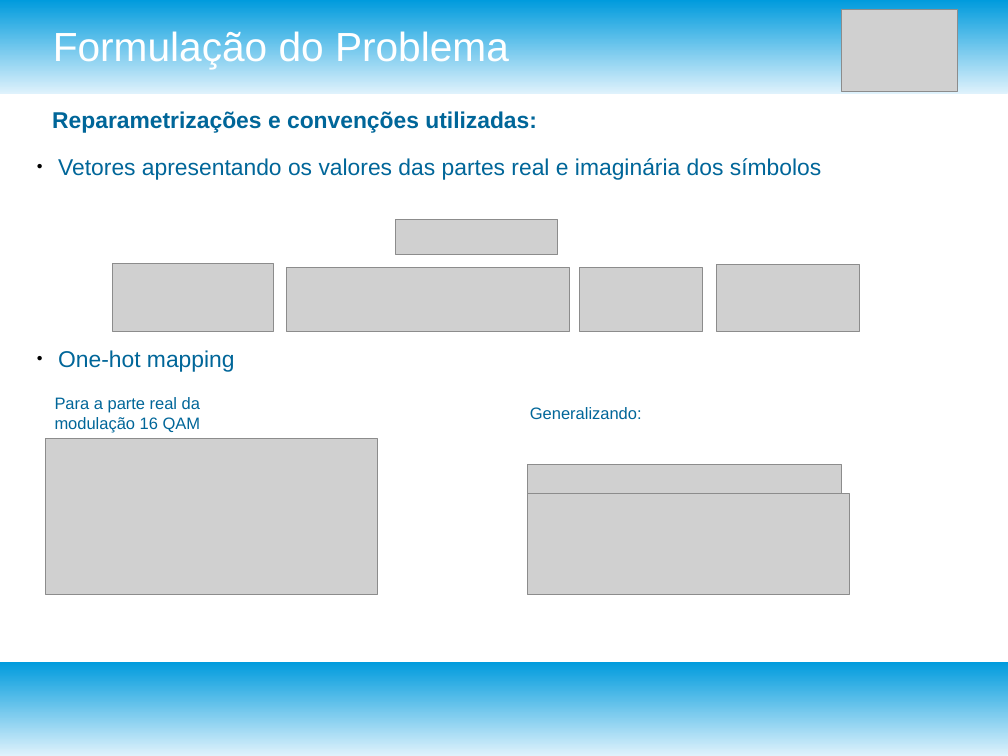
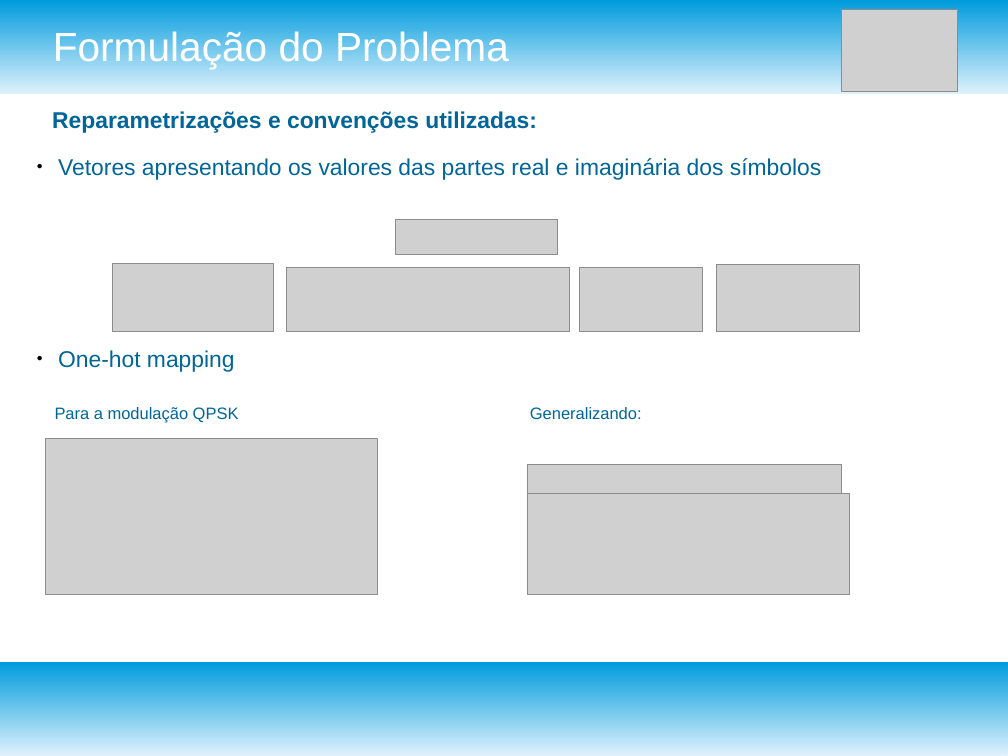
Before and after one commit to josinovillela/Josino-854-TP555, a slide deck: slide 3 of Trabalho Final/Apresentação_MIMODetection.odp. Drawn at 1008x756 pixels with LibreOffice and Linux fonts; fonts in the diff are those of the drawing; grey boxes stand for pictures. Boxes give left, top, right and bottom in pixels: in the first picture for what was removed or moved away, otherwise in the second. Text is boxed around its words. In the diff, an @@ line names an element or a change of style, - is before the commit and + after.

```diff
--- a/Trabalho Final/Apresentação_MIMODetection.odp
+++ b/Trabalho Final/Apresentação_MIMODetection.odp
@@ title at bbox=[55, 407, 239, 423]: text changed @@
-Para a parte real da modulação 16 QAM
+Para a modulação QPSK
```
Also in this commit, not shown: 1 other file.
